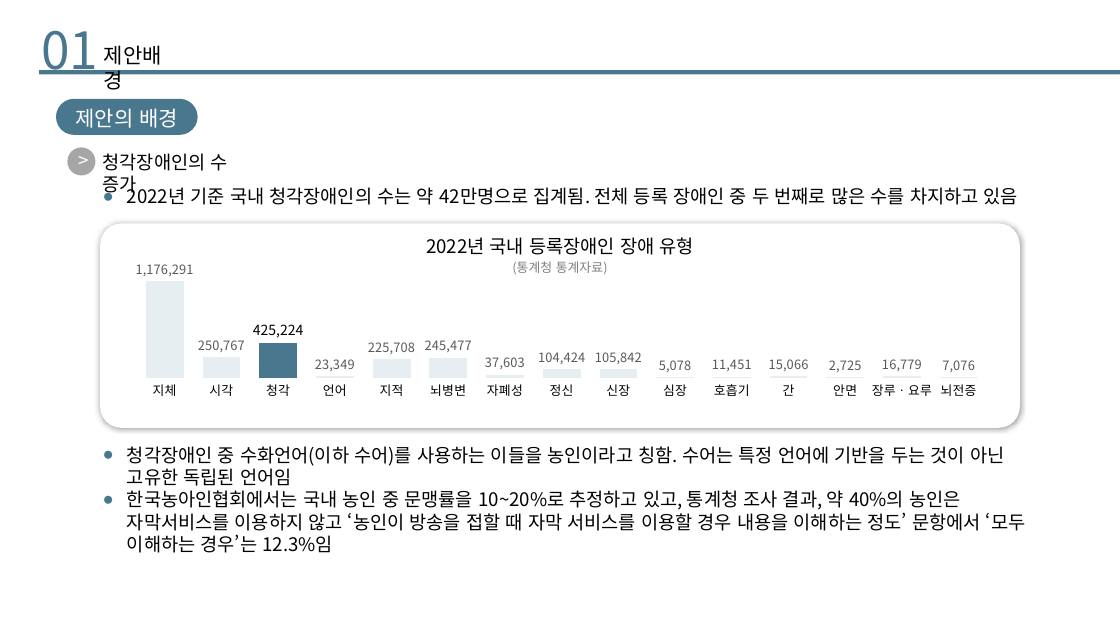
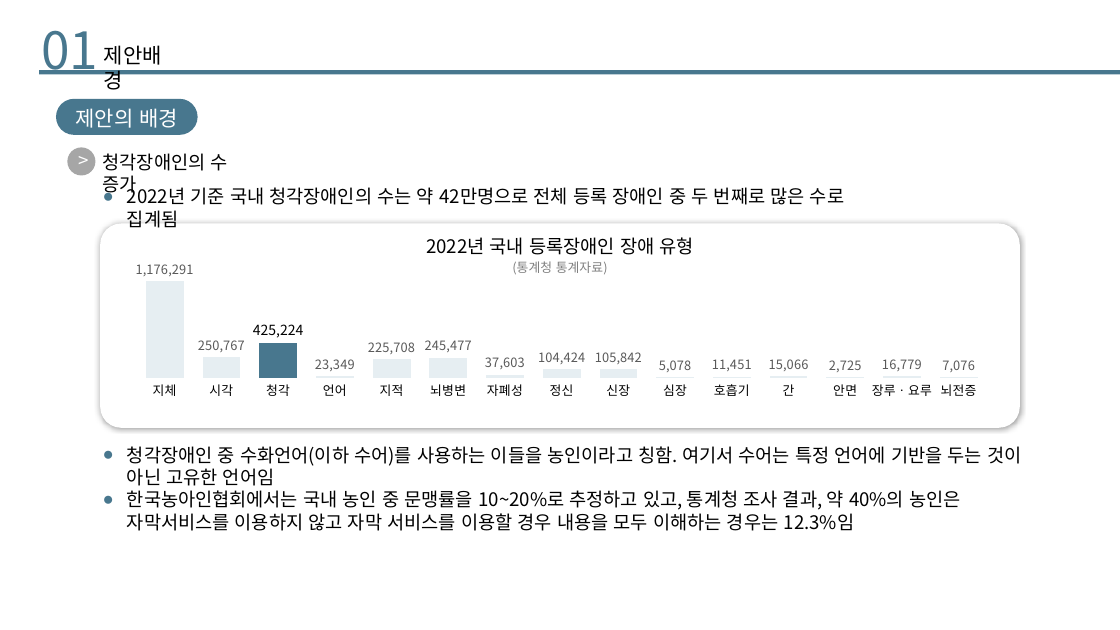
Before and after one commit to SeeUSoon93/final_project, a slide deck: slide 3 of Project/01. Document/실전 프로젝트 기획발표.pptx. Drawn at 1120x630 pixels with LibreOffice and Linux fonts; fonts in the diff are those of the drawing. Boxes give left, top, right and bottom in pixels: in the first picture for what was removed or moved away, otherwise in the second. Text is boxed around its words. In the diff, an @@ line names an element or a change of style, - is before the commit and + after.

```diff
--- a/Project/01. Document/실전 프로젝트 기획발표.pptx
+++ b/Project/01. Document/실전 프로젝트 기획발표.pptx
@@ text at (127,184,844,205): text changed @@
-● 2022년 기준 국내 청각장애인의 수는 약 42만명으로 집계됨. 전체 등록 장애인 중 두 번째로 많은 수를 차지하고 있음
+● 2022년 기준 국내 청각장애인의 수는 약 42만명으로 전체 등록 장애인 중 두 번째로 많은 수로 집계됨
@@ text at (127,446,1021,531): text changed @@
-● 청각장애인 중 수화언어(이하 수어)를 사용하는 이들을 농인이라고 칭함. 수어는 특정 언어에 기반을 두는 것이 아닌 고유한 독립된 언어임
-● 한국농아인협회에서는 국내 농인 중 문맹률을 10~20%로 추정하고 있고, 통계청 조사 결과, 약 40%의 농인은 자막서비스를 이용하지 않고 ‘농인이 방송을 접할 때 자막 서비스를 이용할 경우 내용을 이해하는 정도’ 문항에서 ‘모두 이해하는 경우’는 12.3%임
+● 청각장애인 중 수화언어(이하 수어)를 사용하는 이들을 농인이라고 칭함. 여기서 수어는 특정 언어에 기반을 두는 것이 아닌 고유한 언어임
+● 한국농아인협회에서는 국내 농인 중 문맹률을 10~20%로 추정하고 있고, 통계청 조사 결과, 약 40%의 농인은 자막서비스를 이용하지 않고 자막 서비스를 이용할 경우 내용을 모두 이해하는 경우는 12.3%임
```
Also in this commit, not shown: 10 other slides changed, 1 slide removed, 3 other files.
